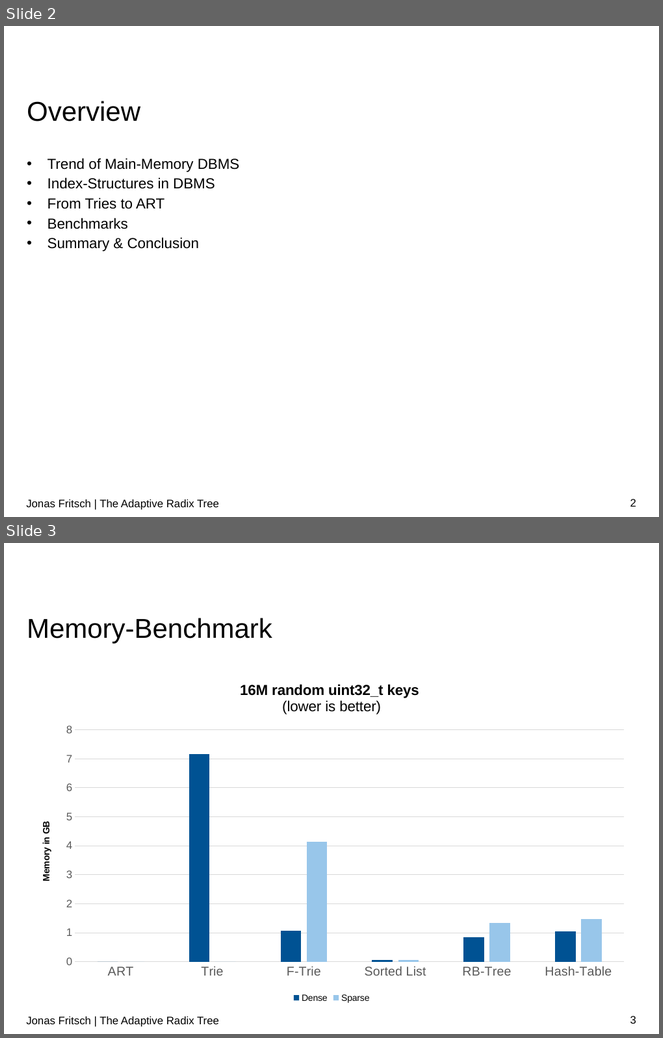
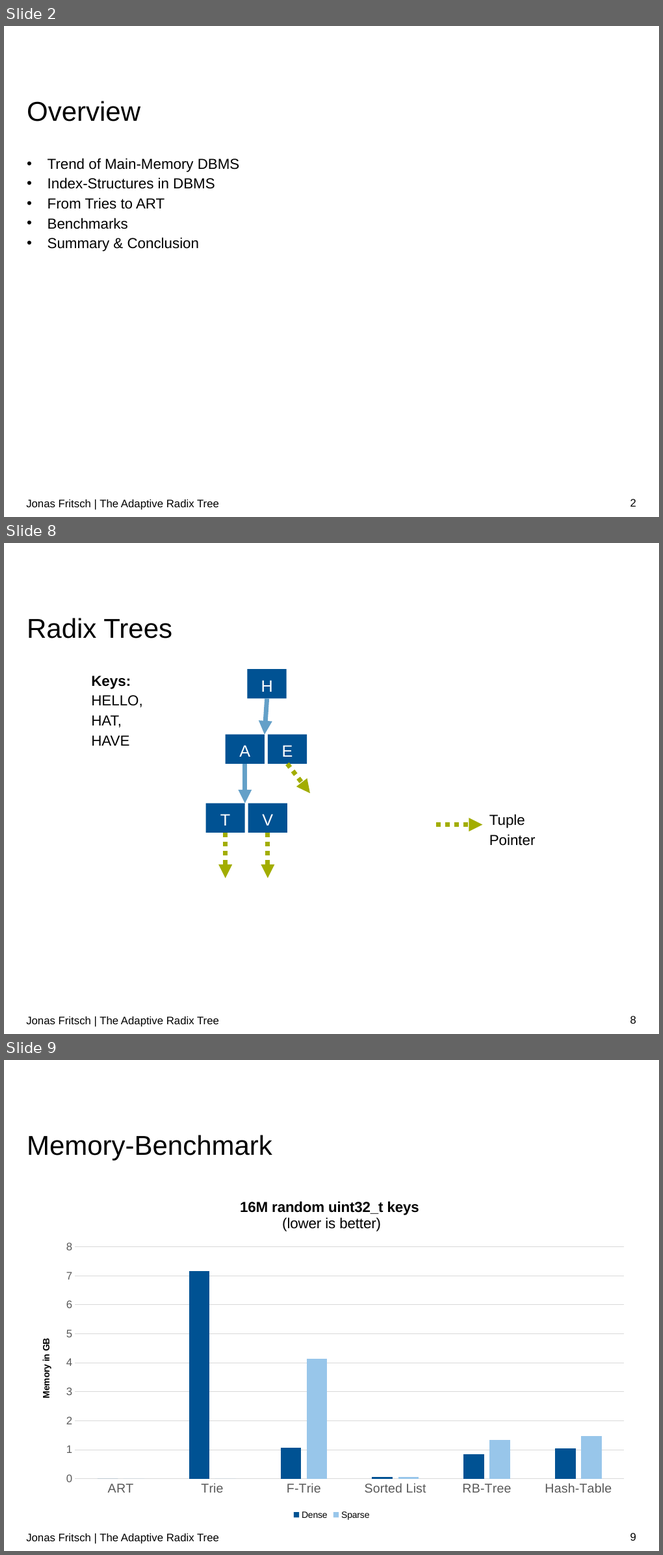
Before and after one commit to atalantus/The-Adaptive-Radix-Tree, a slide deck: Presentation/The Adaptive Radix Tree.pptx. Shown one above the other, each under a label of ours: slides 2 and 3 before the commit, slides 2, 8 and 9 after it; the slides between them are not shown. The pictures are 663x1038 and 663x1555 pixels, drawn with LibreOffice and Linux fonts; fonts in the diff are those of the drawing; background and template pictures are left out. Boxes give left, top, right and bottom in pixels: in the first picture for what was removed or moved away, otherwise in the second. Text is boxed around its words. In the diff, an @@ line names an element or a change of style, - is before the commit and + after.

```diff
--- a/Presentation/The Adaptive Radix Tree.pptx
+++ b/Presentation/The Adaptive Radix Tree.pptx
@@ slide 8 added at <box>4,543,659,1034</box>, background #FFFFFF @@
@@ title added at <box>27,618,172,639</box>, 30 pt, text #000000 @@
+Radix Trees
@@ text added at <box>91,676,142,746</box>, 16 pt, text #000000 @@
+Keys:
+HELLO,
+HAT,
+HAVE
@@ rectangle added at <box>248,670,287,699</box>, fill #005293, 18 pt, text #FFFFFF @@
+H
@@ arrow added from (267, 699) to (265, 734), #64A0C8 5 pt @@
@@ rectangle added at <box>226,734,265,764</box>, fill #005293, 18 pt, text #FFFFFF @@
+A
@@ rectangle added at <box>268,734,308,764</box>, fill #005293, 18 pt, text #FFFFFF @@
+E
@@ arrow added from (245, 764) to (245, 804), #64A0C8 5 pt @@
@@ arrow added from (287, 764) to (310, 793), #A2AD00 5 pt dashed @@
@@ rectangle added at <box>206,804,245,834</box>, fill #005293, 18 pt, text #FFFFFF @@
+T
@@ rectangle added at <box>248,804,287,834</box>, fill #005293, 18 pt, text #FFFFFF @@
+V
@@ text added at <box>490,814,536,846</box>, 16 pt, text #000000 @@
+Tuple Pointer
@@ arrow added from (226, 833) to (226, 878), #A2AD00 5 pt dashed @@
@@ arrow added from (268, 833) to (268, 878), #A2AD00 5 pt dashed @@
@@ arrow added from (436, 824) to (482, 824), #A2AD00 5 pt dashed @@
@@ text added at <box>26,1017,219,1027</box>, 12 pt, text #000000 @@
+Jonas Fritsch | The Adaptive Radix Tree
@@ page number added at <box>631,1016,636,1024</box>, 12 pt, text #000000 @@
+8
@@ what was slide 3 is now slide 9 @@
@@ page number at <box>631,1533,636,1541</box>: text changed @@
-3
+9
```
Also in this commit, not shown: 5 other slides added.
